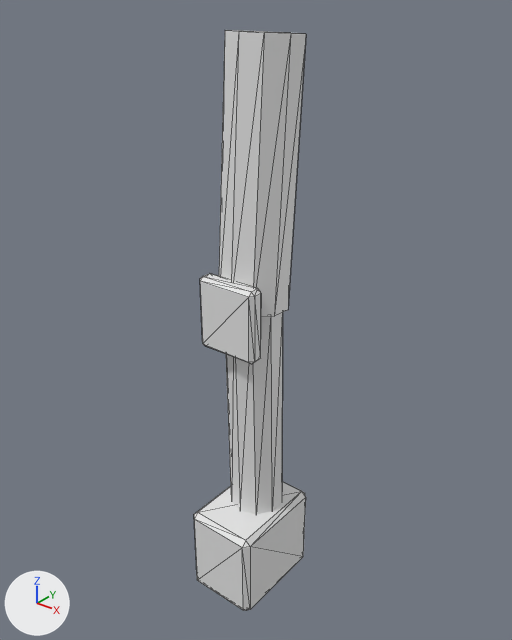
What one commit did to the glTF model assets/source/units/directorate/sources/infantry/kit/combat_engineer/member_3_hip_right.gltf.
The view is the same before and after, from a 50 mm camera at (0.09, -0.226, 0.052) aimed at (-0.263, 0.215, -0.221). Arrows for +X, +Y and +Z are at lower left; the lights stay in place. The older version comes first. Mesh edges are drawn as thin lines. Vertices at exactly the same position are counted once.

In view in the first picture: 'member_3_hip_right'.
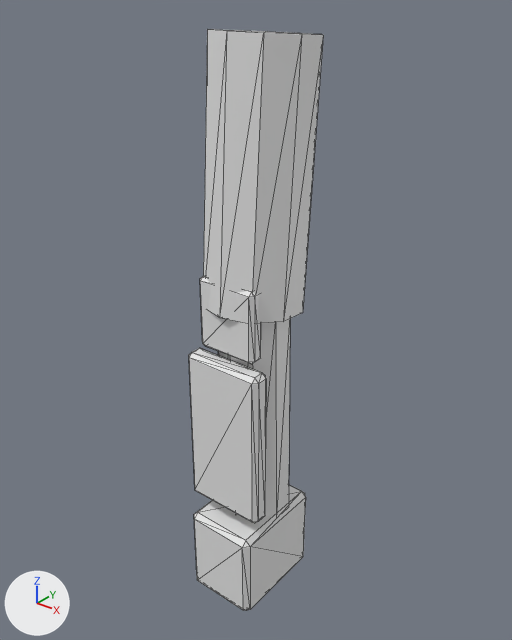
Pixel boxes (x1, y1, x2, y2) of what changed, in the pictures (512 x 640 px; the box of a moved part takes in the faces that stretch with it):
```json
{"object": "member_3_hip_right", "change": "reshaped", "before": [194, 30, 306, 611], "after": [189, 29, 323, 611], "on screen": "19% wider"}
{"part": 1, "of": "me_member_3_hip_right", "change": "added", "after": [189, 348, 266, 523]}
{"part": 2, "of": "me_member_3_hip_right", "change": "moved or reshaped", "before": [219, 30, 306, 514], "after": [204, 29, 323, 518]}
```

Scene script edits in JSON lines:
```json
{"block": "me_member_3_hip_right", "where": "# used by ob_member_3_hip_right; location = (0.0, 0.0, 0.0)"}
{"op": "remove", "block": "me_member_3_hip_right", "code": "me_member_3_hip_right.from_pydata(...)  # 88 vertices, 160 faces; spans x -0.292..-0.222, y 0.151..0.251, z -0.5..0.017"}
{"op": "add", "block": "me_member_3_hip_right", "code": "me_member_3_hip_right.from_pydata(...)  # 112 vertices, 204 faces; spans x -0.299..-0.215, y 0.151..0.264, z -0.5..0.018"}
{"block": "me_member_3_hip_right", "change": "me_member_3_hip_right part 1: a new loose piece of 24 vertices spanning x -0.296..-0.218, y 0.159..0.177, z -0.393..-0.241"}
{"block": "me_member_3_hip_right", "change": "me_member_3_hip_right part 2"}
{"block": "me_member_3_hip_right", "change": "40 vertices move from x -0.286..-0.228, y 0.174..0.251, z -0.416..0.017 to x -0.299..-0.215, y 0.161..0.264, z -0.416..0.018"}
```
